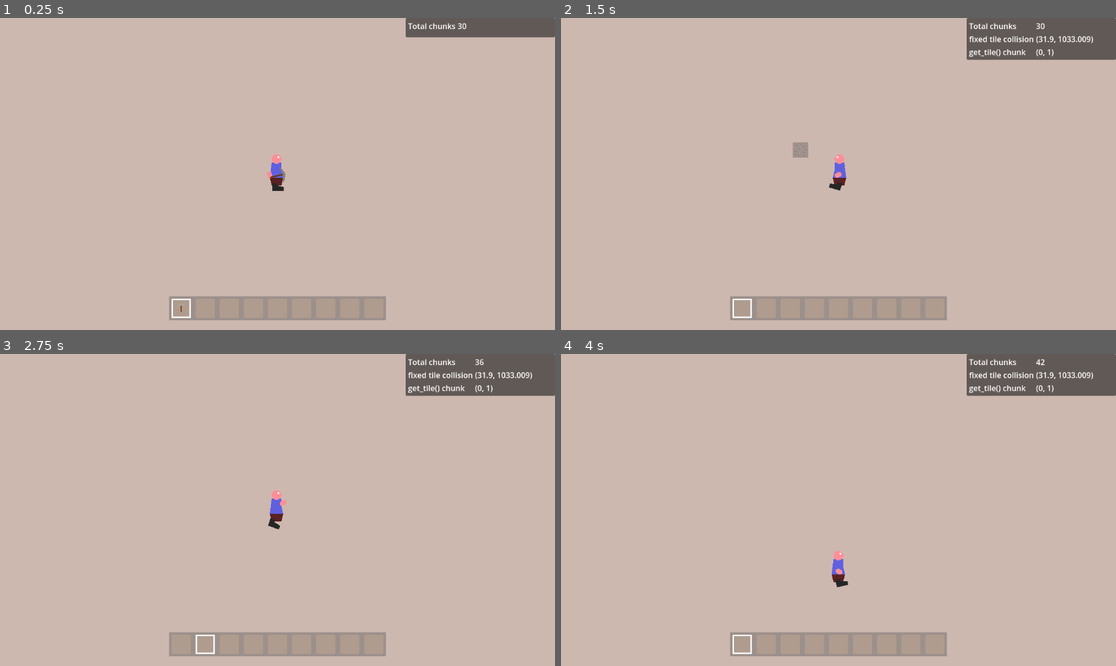
Above: before the commit, frames 1-4 (two rows, left to right).
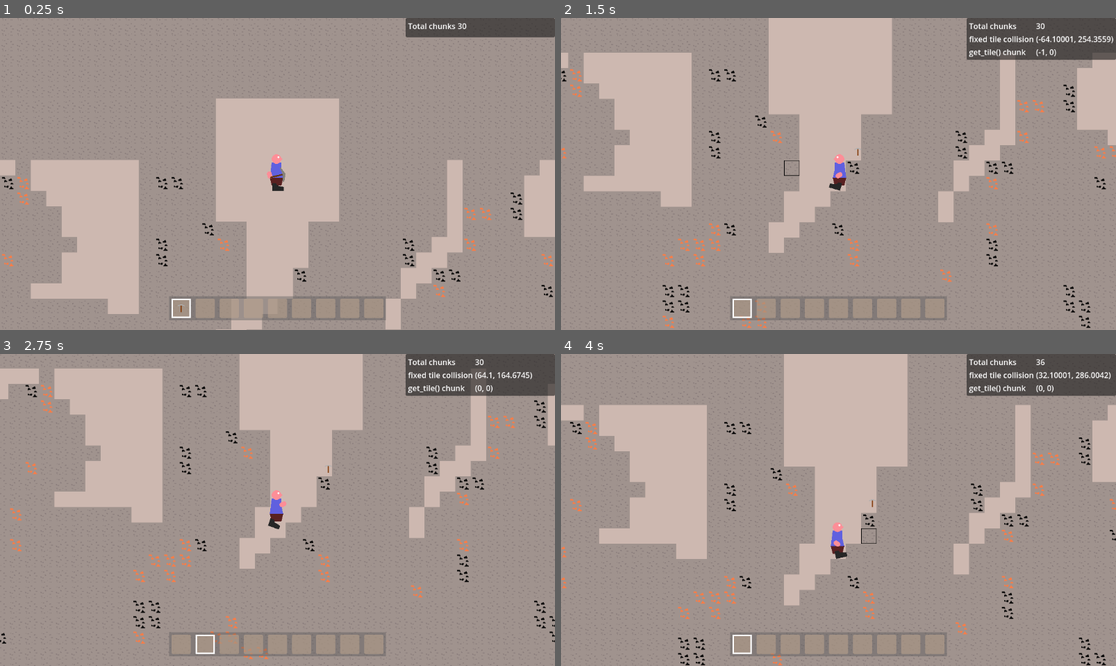
Above: after the commit, the same moments.

Repository: Griiimon/2D-Mining-Sandbox
Game: Godot game, scene res://scenes/game.tscn
The game is run twice, just before and just after one commit, with the same random seed, the same clock (stepped at 60 frames per second) and the same inputs. The engine's default icon, where the game draws it, is replaced by a stand-in: a white triangle on a blue panel in a dark square.
Inputs (mouse positions are in pixels of both pictures, inside the frame that each line leads up to):
- Up to frame 1 (0.25 s): no input
- Up to frame 2 (1.5 s): move the mouse to (960, 158) at 0.52 s; hold D (right) from 0.53 s (still down); tap X (drop_item) at 0.6 s; click (960, 158) at 0.67 s; tap Up (jump) at 0.77 s; move the mouse to (727, 189) at 1.27 s; tap F (interact) at 1.35 s
- Up to frame 3 (2.75 s): tap Up (jump) at 1.52 s; move the mouse to (333, 441) at 2.02 s; release D (right) at 2.03 s; hold A (left) from 2.03 s (still down); tap E (next_hotbar_item) at 2.1 s
- Up to frame 4 (4 s): move the mouse to (810, 572) at 2.77 s; release A (left) at 2.78 s; hold D (right) from 2.78 s (still down); tap Q (previous_hotbar_item) at 2.85 s; click (810, 572) at 2.92 s; tap Up (jump) at 3.02, 3.77 s; move the mouse to (1005, 556) at 3.52 s; tap K (toggle_free_cam) at 3.6 s

The runs differ from the first frame. In frame 1, 74% of the frame differs, in the area x 0-100%, y 0-100%; in frame 2, 74%; in frame 3, 76%; in frame 4, 73%.
Error before the commit: Invalid call. Nonexistent function 'get_block' in base 'Node (data_manager.gd)'. (res://scripts/world/world_chunk.gd:33)

Commit message:
add get_block()

Diff:
--- a/scripts/autoloads/data_manager.gd
+++ b/scripts/autoloads/data_manager.gd
@@ -55,6 +55,11 @@
 	return furnace_recipes[ore]
 
 
+func get_block(id: int)-> Block:
+	assert(id < len(blocks))
+	return blocks[id]
+
+
 func get_block_id(block: Block)-> int:
 	assert(blocks_lookup.has(block))
 	return blocks_lookup[block]
